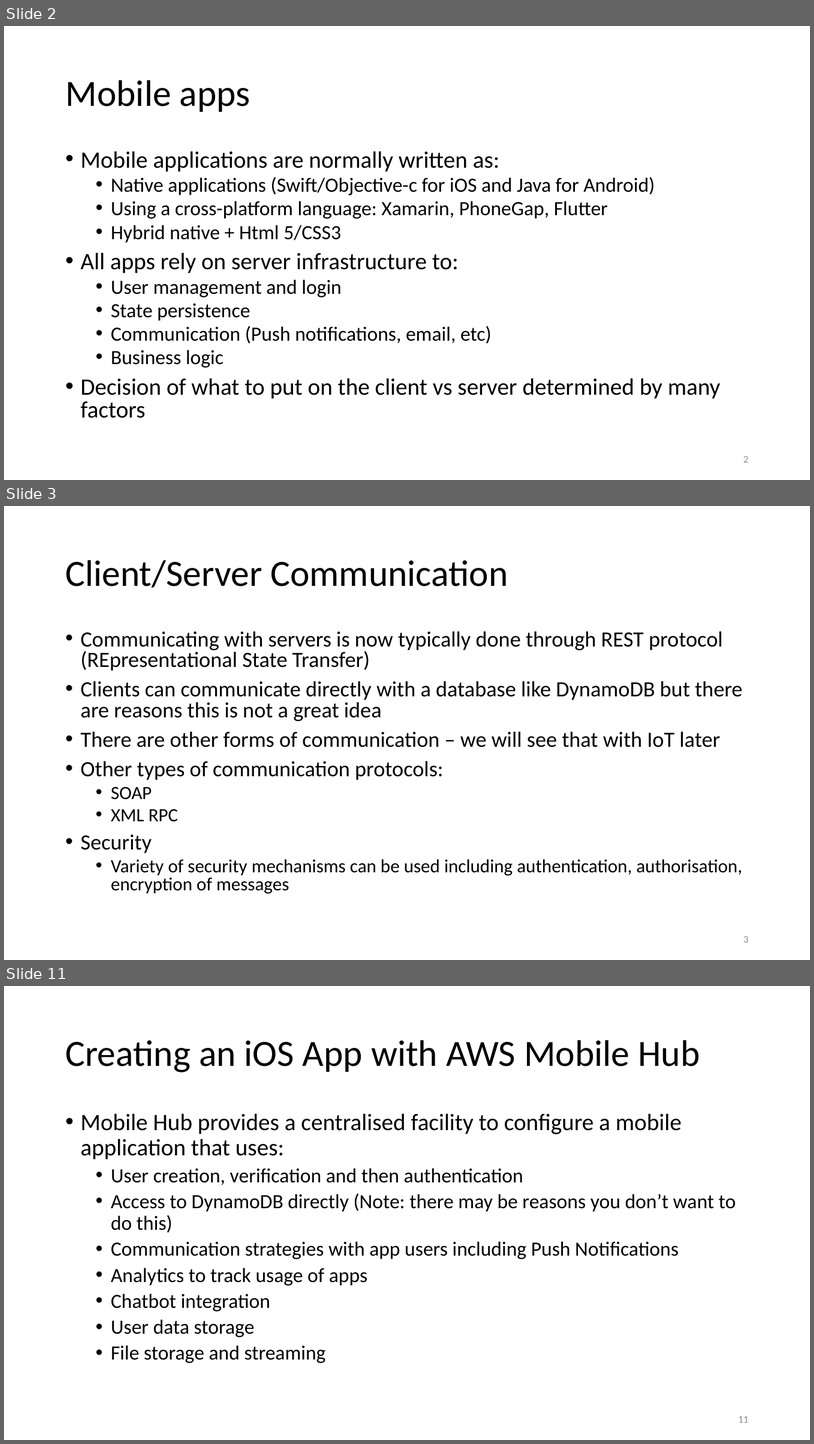
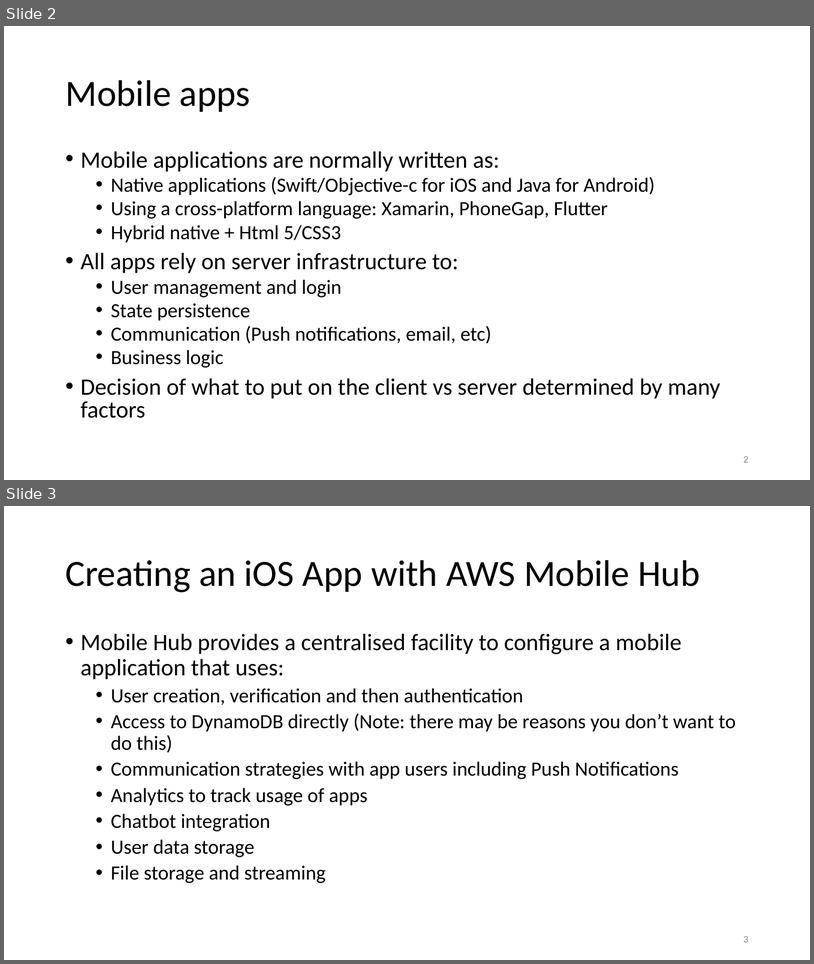
Before and after one commit to uwacsp/cits5503, a slide deck: Lectures/CITS5503EMobile.pptx. Shown one above the other, each under a label of ours: slides 2, 3 and 11 before the commit, slides 2 and 3 after it; the slides between them are not shown. The pictures are 814x1444 and 814x964 pixels, drawn with LibreOffice and Linux fonts; fonts in the diff are those of the drawing. Boxes give left, top, right and bottom in pixels: in the first picture for what was removed or moved away, otherwise in the second. Text is boxed around its words. In the diff, an @@ line names an element or a change of style, - is before the commit and + after.

```diff
--- a/Lectures/CITS5503EMobile.pptx
+++ b/Lectures/CITS5503EMobile.pptx
@@ slide 3 removed at (x1=4, y1=506, x2=810, y2=960), background #FFFFFF @@
@@ title removed at (x1=65, y1=560, x2=508, y2=588) @@
-Client/Server Communication
@@ text removed at (x1=81, y1=631, x2=743, y2=894) @@
-• Communicating with servers is now typically done through REST protocol (REpresentational State Transfer)
-• Clients can communicate directly with a database like DynamoDB but there are reasons this is not a great idea
-• There are other forms of communication – we will see that with IoT later
-• Other types of communication protocols:
-  • SOAP
-  • XML RPC
-• Security
-  • Variety of security mechanisms can be used including authentication, authorisation, encryption of messages
@@ page number removed at (x1=744, y1=936, x2=749, y2=942) @@
-3
@@ what was slide 11 is now slide 3 @@
@@ page number at (x1=744, y1=936, x2=749, y2=942): text changed @@
-11
+3
```
Also in this commit, not shown: 13 other slides removed.
